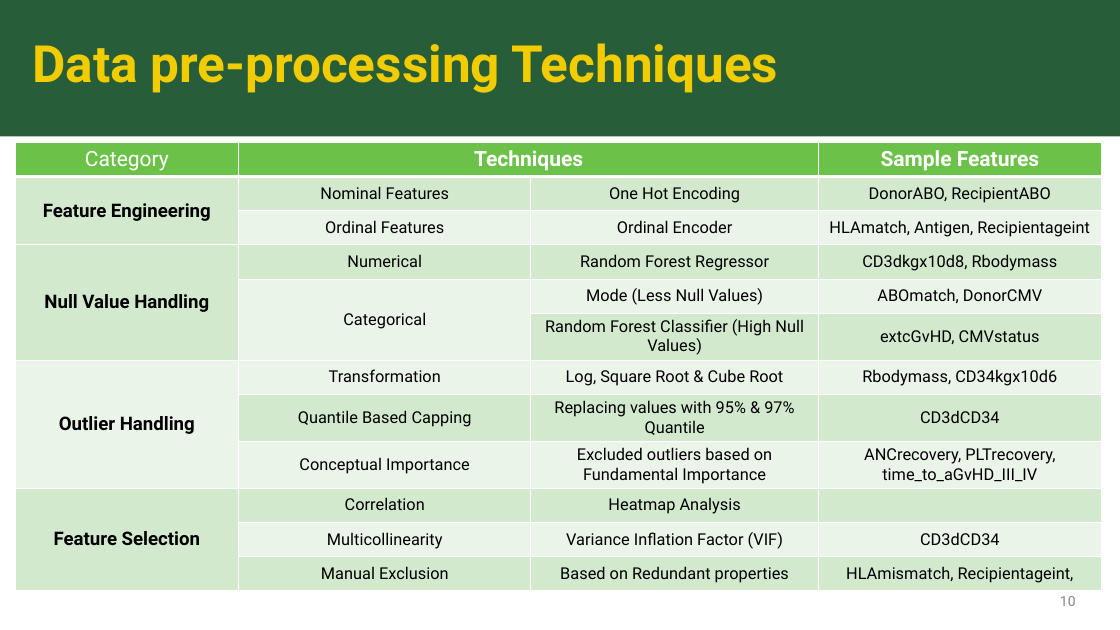
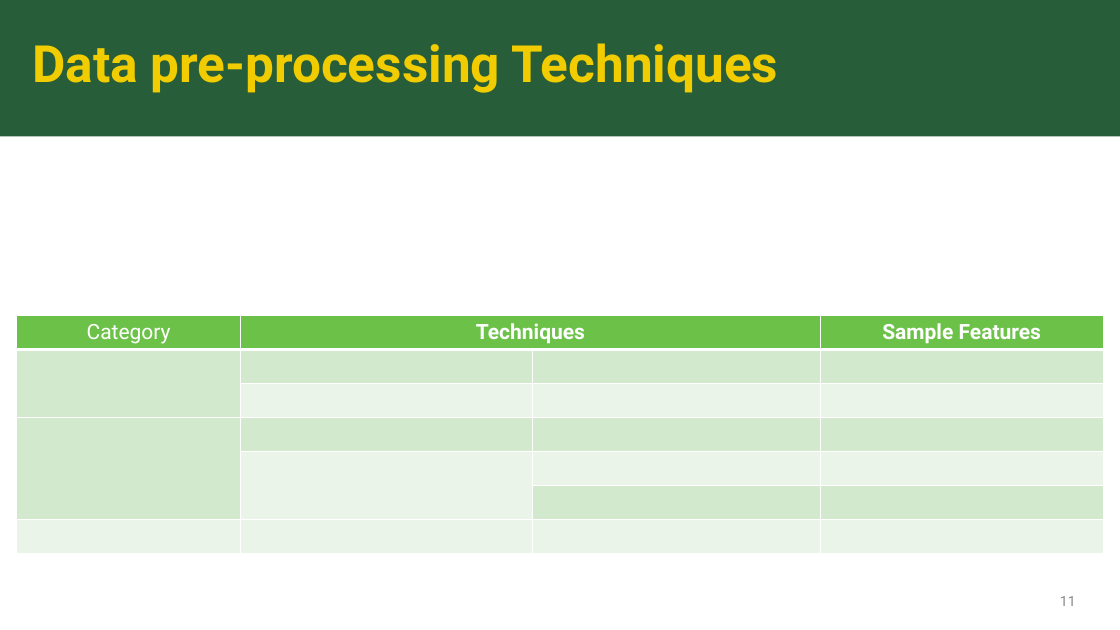
Before and after one commit to sk2003hw/Airline_Delay_and_Cancellation_Analysis, a slide deck: slide 11 of MATH 509_Project Presentation_Draft.pptx (slide 10 before the commit). Drawn at 1120x630 pixels with LibreOffice and Linux fonts; fonts in the diff are those of the drawing. Boxes give left, top, right and bottom in pixels: in the first picture for what was removed or moved away, otherwise in the second. Text is boxed around its words. In the diff, an @@ line names an element or a change of style, - is before the commit and + after.

```diff
--- a/MATH 509_Project Presentation_Draft.pptx
+++ b/MATH 509_Project Presentation_Draft.pptx
@@ table at (17, 315, 1103, 554) @@
-row 2: Feature Engineering | Nominal Features | One Hot Encoding | DonorABO, RecipientABO
-row 3:  | Ordinal Features | Ordinal Encoder | HLAmatch, Antigen, Recipientageint
-row 4: Null Value Handling | Numerical | Random Forest Regressor | CD3dkgx10d8, Rbodymass
-row 5:  | Categorical | Mode (Less Null Values) | ABOmatch, DonorCMV
-row 6:  |  | Random Forest Classifier (High Null Values) | extcGvHD, CMVstatus
-row 7: Outlier Handling | Transformation | Log, Square Root & Cube Root | Rbodymass, CD34kgx10d6
-row 8:  | Quantile Based Capping | Replacing values with 95% & 97% Quantile | CD3dCD34
-row 9:  | Conceptual Importance | Excluded outliers based on Fundamental Importance | ANCrecovery, PLTrecovery, time_to_aGvHD_III_IV
-row 10: Feature Selection | Correlation | Heatmap Analysis | 
-row 11:  | Multicollinearity | Variance Inflation Factor (VIF) | CD3dCD34
-row 12:  | Manual Exclusion | Based on Redundant properties | HLAmismatch, Recipientageint,
+row 2:  |  |  | 
+row 3:  |  |  | 
+row 4:  |  |  | 
+row 5:  |  |  | 
+row 6:  |  |  | 
+row 7:  |  |  | 
@@ table: place and size @@
-table at (15, 143, 1102, 592)
+table at (17, 315, 1103, 554)
@@ page number at (1060, 596, 1076, 606): text changed @@
-10
+11
```
Also in this commit, not shown: 5 other slides changed, 5 slides added.
